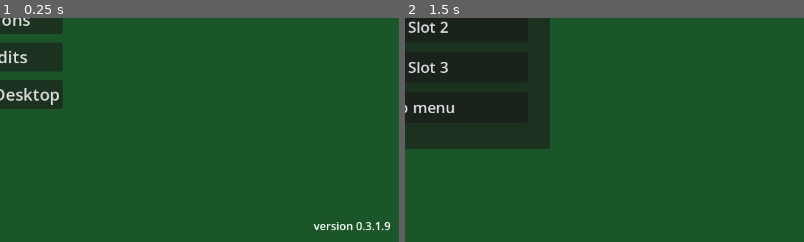
Above: before the commit, frames 1-2 (left to right).
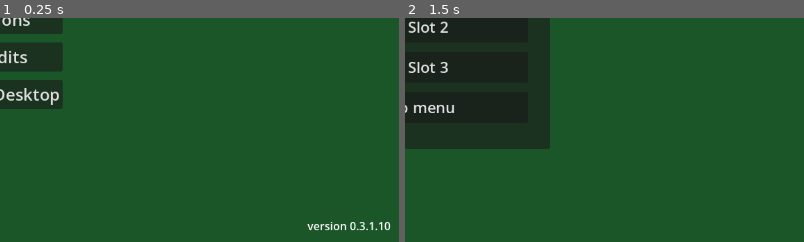
Above: after the commit, the same moments.

Repository: MatGalos/project-agriculural-life
Game: Godot game, scene res://Scenes/UIs/Menus/LaunchMenu/MainMenu.tscn
The game is run twice, just before and just after one commit, with the same random seed, the same clock (stepped at 60 frames per second) and the same inputs.
Inputs:
- Up to frame 1 (0.25 s): no input
- Up to frame 2 (1.5 s): click "Start the game" at 0.5 s; click "Start the game" at 1.25 s
The pictures show only the part of the screen within x 50-100%, y 50-100%; the shares and areas given below are measured in that part.

The runs differ from the first frame. In frame 1, 0.5% of the frame differs, in the area x 76-98%, y 91-95%; in frame 2, nothing differs.

Commit message:
Implemented pumpkin

Diff:
--- a/Scenes/Game/world.tscn
+++ b/Scenes/Game/world.tscn
@@ -18,6 +18,7 @@
 [ext_resource type="PackedScene" uid="uid://b3gns5hmbubw0" path="res://Assets/Models/Plants/Potatoe/potatoe_seeded.glb" id="15_3hmev"]
 [ext_resource type="PackedScene" uid="uid://c2yq7uaskhbfl" path="res://Assets/Models/Plants/Carrot/carrot_stage_2.glb" id="15_5ori0"]
 [ext_resource type="PackedScene" uid="uid://ck4olv0cavb3f" path="res://Assets/Models/Plants/Carrot/carrot_stage_3.glb" id="16_gidhl"]
+[ext_resource type="PackedScene" uid="uid://cm8ymkyy4xioa" path="res://Assets/Models/Plants/Pumpkin/pumpkin_seeded.glb" id="16_l3pgf"]
 [ext_resource type="PackedScene" uid="uid://cq5sve80s0b24" path="res://Assets/Models/Plants/Lettuce/lettuce_ready.glb" id="17_bkwxq"]
 [ext_resource type="PackedScene" uid="uid://b6qcq26jxe72k" path="res://Assets/Models/Plants/Lettuce/lettuce_seeded.glb" id="18_10r2p"]
 [ext_resource type="PackedScene" uid="uid://c8t3c31rptjqj" path="res://Assets/Models/Plants/Lettuce/lettuce_stage_1.glb" id="19_6b0cl"]
@@ -36,6 +37,10 @@
 [ext_resource type="PackedScene" uid="uid://c6u4wtv1mcihu" path="res://Assets/Models/Plants/Cabbage/cabbage_stage_1.glb" id="34_tfe8q"]
 [ext_resource type="PackedScene" uid="uid://dya756yal3sud" path="res://Assets/Models/Plants/Cabbage/cabbage_stage_2.glb" id="35_gastr"]
 [ext_resource type="PackedScene" uid="uid://c4xtocjcl68km" path="res://Assets/Models/Plants/Cabbage/cabbage_stage_3.glb" id="36_i4s5b"]
+[ext_resource type="PackedScene" uid="uid://u2nr3uqqnwc8" path="res://Assets/Models/Plants/Pumpkin/pumpkin_ready.glb" id="37_i4s5b"]
+[ext_resource type="PackedScene" uid="uid://cki856lbgpony" path="res://Assets/Models/Plants/Pumpkin/pumpkin_stage_3.glb" id="38_ikpq5"]
+[ext_resource type="PackedScene" uid="uid://btlbcx3d6rwgd" path="res://Assets/Models/Plants/Pumpkin/pumpkin_stage_2.glb" id="39_jbbp1"]
+[ext_resource type="PackedScene" uid="uid://b2xy5j3ee2c5t" path="res://Assets/Models/Plants/Pumpkin/pumpkin_stage_1.glb" id="41_xrgru"]
 
 [sub_resource type="BoxShape3D" id="BoxShape3D_home_ground"]
 size = Vector3(10, 0.5, 21)
@@ -2191,6 +2196,9 @@
 [node name="potatoe_seeded" parent="Farm/FarmGridGenerator" unique_id=1900401744 instance=ExtResource("15_3hmev")]
 transform = Transform3D(1, 0, 0, 0, 1, 0, 0, 0, 1, -7, 0, 19)
 
+[node name="pumpkin_seeded" parent="Farm/FarmGridGenerator" unique_id=850348510 instance=ExtResource("16_l3pgf")]
+transform = Transform3D(1, 0, 0, 0, 1, 0, 0, 0, 1, -4, 0, 19)
+
 [node name="WorldManager" type="Node" parent="." unique_id=2136268591 node_paths=PackedStringArray("world_root", "home_area", "farm_root", "farm_tiles_root")]
 script = ExtResource("10_6y6xk")
 world_root = NodePath("..")
@@ -2362,3 +2370,15 @@
 
 [node name="cabbage_stage_3" parent="." unique_id=1633156016 instance=ExtResource("36_i4s5b")]
 transform = Transform3D(1, 0, 0, 0, 1, 0, 0, 0, 1, -26, 0, 7)
+
+[node name="pumpkin_stage_3" parent="." unique_id=1907384889 instance=ExtResource("38_ikpq5")]
+transform = Transform3D(1, 0, 0, 0, 1, 0, 0, 0, 1, -25, 0, 7)
+
+[node name="pumpkin_stage_2" parent="." unique_id=1844469874 instance=ExtResource("39_jbbp1")]
+transform = Transform3D(1, 0, 0, 0, 1, 0, 0, 0, 1, -25, 0, 8)
+
+[node name="pumpkin_ready" parent="." unique_id=1898462076 instance=ExtResource("37_i4s5b")]
+transform = Transform3D(1, 0, 0, 0, 1, 0, 0, 0, 1, -25, 0, 6)
+
+[node name="pumpkin_stage_1" parent="." unique_id=2034713162 instance=ExtResource("41_xrgru")]
+transform = Transform3D(1, 0, 0, 0, 1, 0, 0, 0, 1, -25, 0, 9)
--- a/project.godot
+++ b/project.godot
@@ -11,7 +11,7 @@
 [application]
 
 config/name="Project_Agricultural_life"
-config/version="0.3.1.9"
+config/version="0.3.1.10"
 run/main_scene="uid://bg2wnf0pafkqt"
 config/features=PackedStringArray("4.6", "Forward Plus")
 config/icon="res://Assets/Icons/AppIcons/icon.svg"
Binary file added: Assets/Icons/Items/Plants/Pumpkin.png
Not shown, added: Assets/Icons/Items/Plants/Pumpkin.png.import
Binary file added: Assets/Icons/Items/SeedBags/PumpkinSeedBag.png
Not shown, added: Assets/Icons/Items/SeedBags/PumpkinSeedBag.png.import
Binary file added: Assets/Models/Plants/Pumpkin/pumpkin_ready.glb
Not shown, added: Assets/Models/Plants/Pumpkin/pumpkin_ready.glb.import
Binary file added: Assets/Models/Plants/Pumpkin/pumpkin_seeded.glb
Not shown, added: Assets/Models/Plants/Pumpkin/pumpkin_seeded.glb.import
Binary file added: Assets/Models/Plants/Pumpkin/pumpkin_stage_1.glb
Not shown, added: Assets/Models/Plants/Pumpkin/pumpkin_stage_1.glb.import
Binary file added: Assets/Models/Plants/Pumpkin/pumpkin_stage_2.glb
Not shown, added: Assets/Models/Plants/Pumpkin/pumpkin_stage_2.glb.import
(and 4 more such lines)
